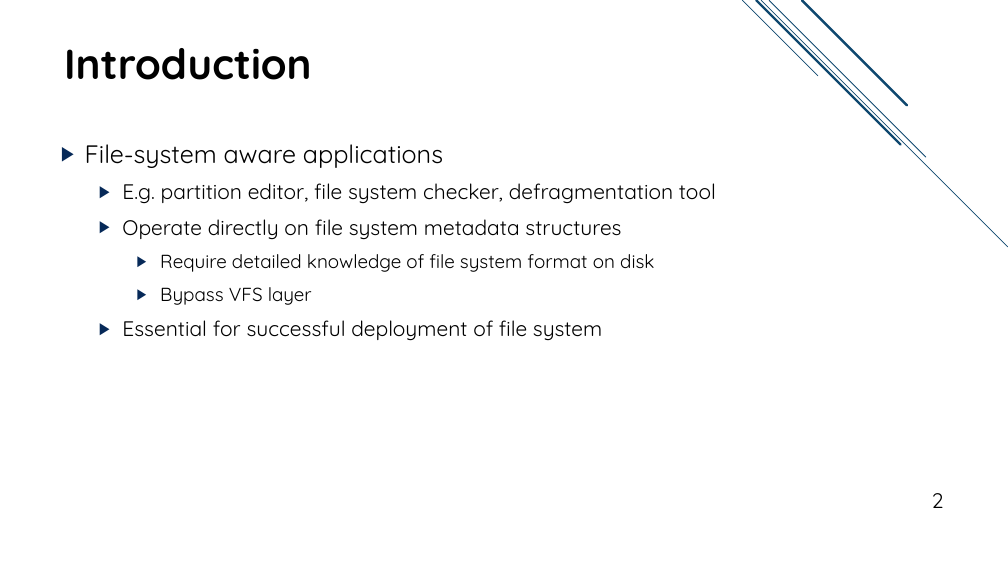
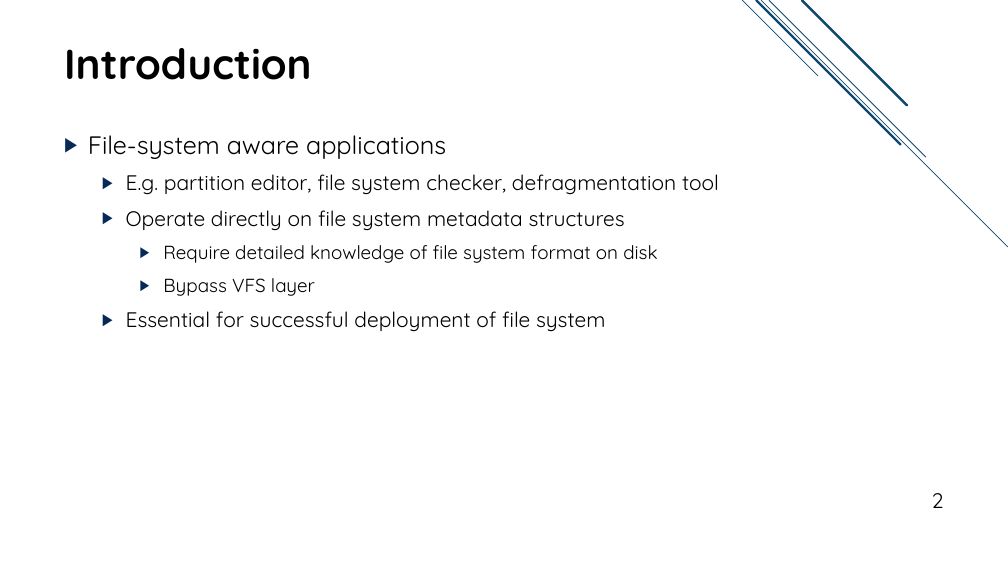
Before and after one commit to jacksun007/spiffy-paper, a slide deck: slide 2 of talk/spiffy_talk.pptx. Drawn at 1008x567 pixels with LibreOffice and Linux fonts; fonts in the diff are those of the drawing. Boxes give left, top, right and bottom in pixels: in the first picture for what was removed or moved away, otherwise in the second. Text is boxed around its words. In the diff, an @@ line names an element or a change of style, - is before the commit and + after.

```diff
--- a/talk/spiffy_talk.pptx
+++ b/talk/spiffy_talk.pptx
@@ text "File-system aware applications": place and size @@
-text "File-system aware applications" at bbox=[85, 144, 716, 341]
+text "File-system aware applications" at bbox=[88, 135, 719, 332]
```
Also in this commit, not shown: 21 other slides changed, 2 slides added.
